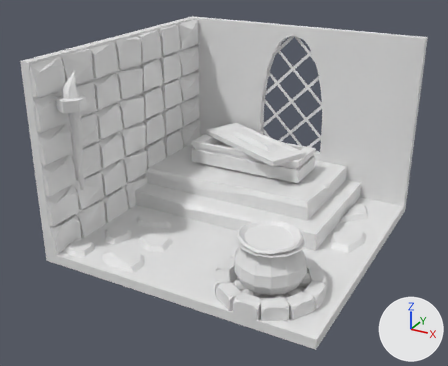
What one commit did to the Blender file Production/3D Files/witch tavern2.blend.
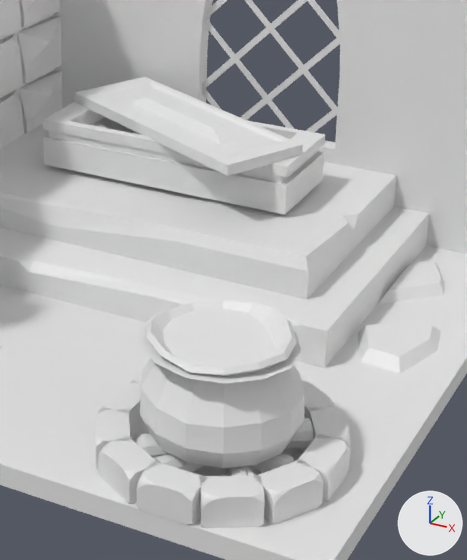
Old and new are each drawn whole from a 50 mm camera at (9.5, -18.5, 11.2) aimed at (-0.27, -0.74, 2.32) and again close up on the part from 39% to 84% of the width and 24% to 92% of the height. The lights are fixed; the arrows at lower right show +X, +Y and +Z.

The older version as bpy lines, for what is in view:
```python
me_circle_001 = bpy.data.meshes.new('Circle.001')
me_circle_001.from_pydata(...)  # 84 vertices, 71 faces; spans x -1.11..1.1, y -1.13..1.13, z 0.23..1.75
me_circle_002 = bpy.data.meshes.new('Circle.002')
me_circle_002.from_pydata(...)  # 14 vertices, 1 face; spans x -0.85..0.78, y -0.83..0.84, z 1.36..1.49
me_plane = bpy.data.meshes.new('Plane')
me_plane.from_pydata(...)  # 14 vertices, 12 faces; spans x -1.0..1.0, y -1.0..1.0, z 0.0..1.4
ob_main = bpy.data.objects.new('MAIN ', me_plane)
ob_main.location = (0.0, 0.0, 0.0)
ob_main.scale = (5.0, 5.0, 5.0)
_m = ob_main.modifiers.new('BTool_Plane.001', 'BOOLEAN')
_m.object = ob_window
_m = ob_main.modifiers.new('BTool_Cylinder', 'BOOLEAN')
_m.object = ob_cylinder
ob_pot = bpy.data.objects.new('pot', me_circle_001)
ob_pot.location = (2.77, -3.29, 0.52)
_m = ob_pot.modifiers.new('Solidify', 'SOLIDIFY')
_m.thickness = 0.09
ob_pot_001 = bpy.data.objects.new('pot.001', me_circle_002)
ob_pot_001.location = (2.77, -3.29, 2.1)
ob_pot_001.scale = (1.36, 1.36, 0.0)
# also in view: 'Plane.001' at (-0.83, 2.71, 2.7); 'Vert.001' at (-0.01, -0.47, 0.37); 'fireplace.004' at (4.06, -2.55, 0.57); 'Plane' at (-0.84, 2.71, 2.12); 'fireplace.010' at (1.48, -4.04, 0.57)
```
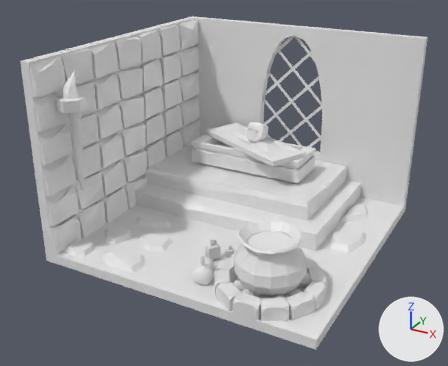
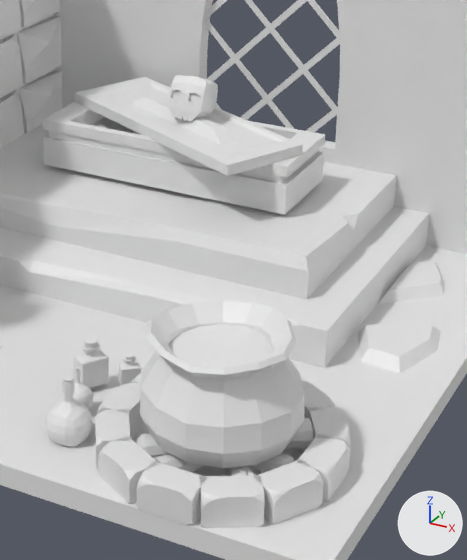
Diff of the bpy script that builds the scene:
```diff
--- a/Production/3D Files/witch tavern2.blend.py
+++ b/Production/3D Files/witch tavern2.blend.py
@@ ob_pot_001 @@
 ob_pot_001 = bpy.data.objects.new('pot.001', me_circle_002)
-ob_pot_001.location = (2.77, -3.29, 2.1)
-ob_pot_001.scale = (1.36, 1.36, 0.0)
+ob_pot_001.location = (2.77, -3.29, 1.95)
+ob_pot_001.rotation_euler = (0.00346, -0.041, 0.0102)  # degrees (0.2, -2.3, 0.6)
+ob_pot_001.scale = (0.981, 0.981, 0.0)
@@ ob_cylinder_008 @@
+ob_cylinder_008 = bpy.data.objects.new('Cylinder.008', me_cylinder_004)  # a 32-sided cut cone along z (radius 0.61 at the low end, 1.52 at the high end) spanning x -1.52..1.52, y -1.52..1.52, z -1.0..1.0; modifiers BEVEL
+ob_cylinder_008.parent = ob_cube_002
+ob_cylinder_008.location = (0.0, 0.0, 1.918)
+ob_cylinder_008.scale = (0.348, 0.348, 0.348)
@@ ob_cube_002 @@
+ob_cube_002 = bpy.data.objects.new('Cube.002', me_cube_003)  # 73 vertices, 68 faces; spans x -1.0..1.0, y -1.0..1.0, z -1.0..1.85; modifiers BEVEL
+ob_cube_002.location = (0.91, -2.48, 0.65)
+ob_cube_002.rotation_euler = (0.0, 0.0, 0.673)  # degrees (0, 0, 39)
+ob_cube_002.scale = (0.148, 0.101, 0.148)
@@ ob_cylinder_007 @@
+ob_cylinder_007 = bpy.data.objects.new('Cylinder.007', me_cylinder_004)  # a 32-sided cut cone along z (radius 0.61 at the low end, 1.52 at the high end) spanning x -1.52..1.52, y -1.52..1.52, z -1.0..1.0; modifiers BEVEL
+ob_cylinder_007.parent = ob_cube_001
+ob_cylinder_007.location = (0.0, 0.0, 1.918)
+ob_cylinder_007.scale = (0.348, 0.348, 0.348)
@@ ob_cube_001 @@
+ob_cube_001 = bpy.data.objects.new('Cube.001', me_cube_003)  # 73 vertices, 68 faces; spans x -1.0..1.0, y -1.0..1.0, z -1.0..1.85; modifiers BEVEL
+ob_cube_001.location = (0.33, -2.62, 0.65)
+ob_cube_001.rotation_euler = (0.0, 0.0, 1.008)  # degrees (0, 0, 58)
+ob_cube_001.scale = (0.221, 0.151, 0.221)
@@ ob_roundcube_002 @@
+ob_roundcube_002 = bpy.data.objects.new('Roundcube.002', me_roundcube_001)  # 145 vertices, 140 faces; spans x -1.0..1.0, y -1.0..1.0, z -0.75..2.06; modifiers SOLIDIFY
+ob_roundcube_002.location = (0.53, -3.32, 0.58)
+ob_roundcube_002.rotation_euler = (-0.0789, -0.169, -0.23)  # degrees (-4.5, -9.7, -13)
+ob_roundcube_002.scale = (0.206, 0.206, 0.206)
@@ ob_cylinder_005 @@
+ob_cylinder_005 = bpy.data.objects.new('Cylinder.005', me_cylinder_002)  # a 32-sided cut cone along z (radius 1.0 at the low end, 1.86 at the high end) spanning x -1.86..1.86, y -1.86..1.86, z -1.0..1.0
+ob_cylinder_005.parent = ob_roundcube_001
+ob_cylinder_005.location = (1.094, -4.368, 1.779)
+ob_cylinder_005.scale = (0.0377, 0.0377, 0.0377)
@@ ob_roundcube_001 @@
+ob_roundcube_001 = bpy.data.objects.new('Roundcube.001', me_roundcube_001)  # 145 vertices, 140 faces; spans x -1.0..1.0, y -1.0..1.0, z -0.75..2.06; modifiers SOLIDIFY
+ob_roundcube_001.location = (0.75, -3.98, 0.58)
+ob_roundcube_001.scale = (0.331, 0.331, 0.331)
@@ ob_cube @@
+ob_cube = bpy.data.objects.new('Cube', me_cube_001)  # 154 vertices, 138 faces; spans x -1.1..1.1, y -1.18..1.03, z -1.38..1.05
+ob_cube.location = (-0.68, 2.82, 3.12)
+ob_cube.rotation_euler = (-0.405, 0.0, 0.0)  # degrees (-23, 0, 0)
+ob_cube.scale = (0.332, 0.332, 0.332)
```

Changed parts and their boxes [x1, y1, x2, y2] in the close-ups (467 x 560 px):
'pot.001', moved, turned, rescaled: before [139, 303, 301, 383]; after [168, 324, 273, 368]
'Roundcube.001', added: after [46, 379, 92, 447]
'Cube', added: after [168, 75, 218, 121]
'Cube.001', added: after [73, 343, 109, 388]
'Cube.002', added: after [119, 357, 141, 385]
'Roundcube.002', added: after [73, 369, 93, 408]
'Cylinder.007', added: after [84, 336, 98, 348]
'Cylinder.008', added: after [125, 352, 135, 360]
'Cylinder.005', added: after [63, 375, 73, 383]
